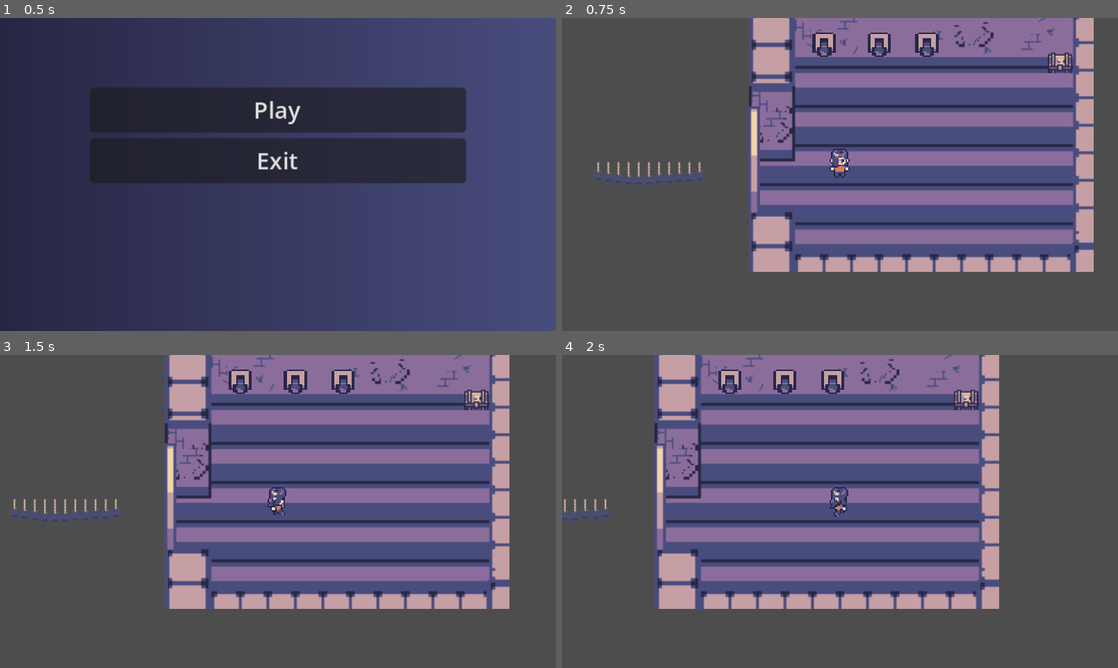
Above: before the commit, frames 1-4 (two rows, left to right).
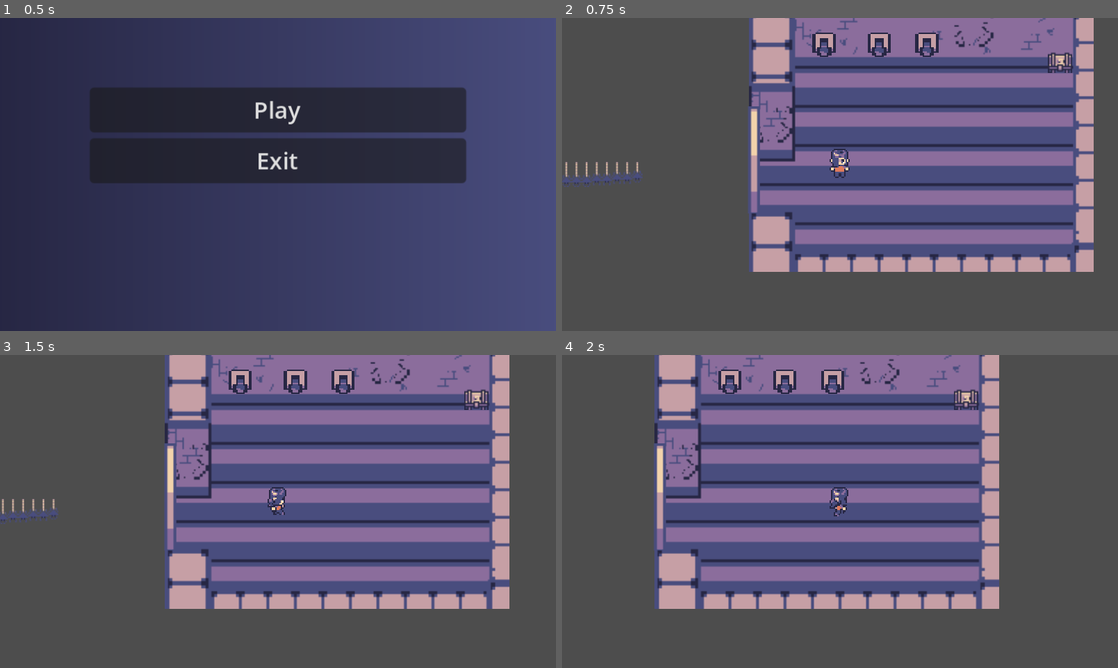
Above: after the commit, the same moments.

Repository: FranzRome/godot-wild-jam--74
Game: Godot game, scene res://scenes/main_menu.tscn
Two runs of this game, one before a commit and one after it. Both use one fixed random seed, a clock stepped at 60 frames per second and the inputs below.
Inputs (mouse positions are in pixels of both pictures, inside the frame that each line leads up to):
- Up to frame 1 (0.5 s): no input
- Up to frame 2 (0.75 s): click "Play" at 0.5 s
- Up to frame 3 (1.5 s): tap Enter at 1.25 s; move the mouse to (400, 495) at 1.27 s; hold D (right) from 1.28 s (still down); click (400, 495) at 1.35 s
- Up to frame 4 (2 s): keep holding D (right); tap E (interact) at 1.55 s

Frame 1 is identical in both runs. In frame 2, 0.7% of the frame differs, in the area x 0-26%, y 46-54%; in frame 3, 0.6%; in frame 4, 0.2%.

Commit message:
added walking sound effect

Diff:
--- a/scenes/game_components/player_components/player.tscn
+++ b/scenes/game_components/player_components/player.tscn
@@ -2,7 +2,7 @@
 
 [ext_resource type="Script" path="res://scripts/player.gd" id="1_0wttx"]
 [ext_resource type="Texture2D" uid="uid://cpx3l44exy0pg" path="res://sprites/Characters/player_sheet.png" id="2_p3mpc"]
-[ext_resource type="AudioStream" uid="uid://dnxoy4pp73v20" path="res://audio/factory_reset.mp3" id="3_c1306"]
+[ext_resource type="AudioStream" uid="uid://4tc4kbraefee" path="res://audio/step.mp3" id="3_3lq0a"]
 [ext_resource type="PackedScene" uid="uid://cddprbfm38qyq" path="res://scenes/game_components/weapon_components/silver_dagger.tscn" id="4_xy7ys"]
 
 [sub_resource type="RectangleShape2D" id="RectangleShape2D_a8re5"]
@@ -373,11 +373,9 @@
 animation = &"down"
 speed_scale = 2.0
 
-[node name="AmbientSound" type="AudioStreamPlayer2D" parent="."]
-scale = Vector2(0.597804, 0.608695)
-stream = ExtResource("3_c1306")
-autoplay = true
-attenuation = 1.32835e-05
+[node name="WalkSound" type="AudioStreamPlayer2D" parent="."]
+stream = ExtResource("3_3lq0a")
+volume_db = 7.0
 parameters/looping = true
 
 [node name="AudioListener2D" type="AudioListener2D" parent="."]
--- a/scenes/main_scene.tscn
+++ b/scenes/main_scene.tscn
@@ -12,6 +12,7 @@
 [ext_resource type="Script" path="res://scripts/timed_button.gd" id="8_lwxkx"]
 [ext_resource type="Script" path="res://scenes/enemy.gd" id="11_htiea"]
 [ext_resource type="Texture2D" uid="uid://dci6k5lrl2plf" path="res://sprites/Environment/Cobwebs/Sprite_spider_withweb-Sheet.png" id="12_3r5ac"]
+[ext_resource type="AudioStream" uid="uid://dnxoy4pp73v20" path="res://audio/factory_reset.mp3" id="13_hv1n6"]
 
 [sub_resource type="RectangleShape2D" id="RectangleShape2D_vx2hk"]
 size = Vector2(31.2815, 86.4826)
@@ -140,9 +141,6 @@
 position = Vector2(152, -75)
 scale = Vector2(1.053, 1)
 
-[node name="InteractArea" parent="Environment/Interactables/TreasureChest" index="1"]
-interact_label = "Open"
-
 [node name="EscapeDoor" type="Node2D" parent="Environment/Interactables"]
 position = Vector2(-66, 10)
 scale = Vector2(0.699517, 0.595073)
@@ -244,12 +242,17 @@
 [node name="Player" parent="." instance=ExtResource("8_5ie2h")]
 
 [node name="Enemy" type="Node2D" parent="." node_paths=PackedStringArray("player")]
-position = Vector2(-132, 0)
+position = Vector2(-175, 0)
 script = ExtResource("11_htiea")
 player = NodePath("../Player")
 
 [node name="Sprite2D" type="Sprite2D" parent="Enemy"]
 texture = ExtResource("12_3r5ac")
+
+[node name="AmbientSound" type="AudioStreamPlayer2D" parent="."]
+stream = ExtResource("13_hv1n6")
+autoplay = true
+parameters/looping = true
 
 [connection signal="animation_finished" from="Environment/Interactables/EscapeDoor/AnimatedSprite2D" to="Environment/Interactables/EscapeDoor" method="_on_animated_sprite_2d_animation_finished"]
 
--- a/scripts/player.gd
+++ b/scripts/player.gd
@@ -5,12 +5,14 @@
 
 @onready var interact_label = $"Interaction Components/InteractLabel"
 @onready var animation_character: AnimatedSprite2D = $AnimatedSprite2D
+@onready var walk_sound = $WalkSound
 
 @onready var animation_weapon : AnimationPlayer = $AnimationPlayer
 @onready var weapon : Node2D = $Weapon
 # Called when the node enters the scene tree for the first time.
 var character_face_direction = "down"
 var is_attacking = false
+var is_walking = false
 
 func _physics_process(delta):
 	if(is_attacking):
@@ -18,29 +20,31 @@
 	if(Input.is_action_just_pressed("attack")):
 		attack()
 		return
+
+	if(Input.is_action_just_pressed("interact")):
+		PuzzleManager.execute_interactions()
+
 	var direction: Vector2 = Input.get_vector("left", "right", "up", "down")
+	if(direction == Vector2.ZERO):
+		is_walking = false
+	else:
+		is_walking = true
 
 	velocity.x = move_toward(velocity.x, speed * direction.x, accel)
 	velocity.y = move_toward(velocity.y, speed * direction.y, accel)
 
 	move_and_slide()
 
-	if(Input.is_action_just_pressed("interact")):
-		PuzzleManager.execute_interactions()
 
 
-func attack():
-	if(PuzzleManager.is_silver_dagger_chest_open == false):
-		return
-	animation_weapon.play("attack_" + character_face_direction)
-	is_attacking = true
-	weapon.visible = true
-	await animation_weapon.animation_finished
-	weapon.visible = false
-	is_attacking = false
+
 
 
 func _process(delta):
+	if is_walking && !walk_sound.playing:
+		walk_sound.play()
+	elif !is_walking && walk_sound.playing:
+		walk_sound.stop()
 	if velocity.x == 0 && velocity.y == 0:
 		animation_character.stop()
 	elif abs(velocity.x) >= abs(velocity.y):
@@ -58,6 +62,15 @@
 			animation_character.play("down")
 			character_face_direction = "down"
 
+func attack():
+	if(PuzzleManager.is_silver_dagger_chest_open == false):
+		return
+	animation_weapon.play("attack_" + character_face_direction)
+	is_attacking = true
+	weapon.visible = true
+	await animation_weapon.animation_finished
+	weapon.visible = false
+	is_attacking = false
 # Interaction area
 func _on_interaction_area_area_entered(area: Area2D):
 	interact_label.text = PuzzleManager.on_player_enter_area(area)
Not shown, added: audio/step.mp3.import
Not shown, added: audio/step.wav.import
Not shown: 1 places in scenes/main_scene.tscn that only renumber resources
Not shown, added: audio/step.mp3
Not shown, added: audio/step.wav
